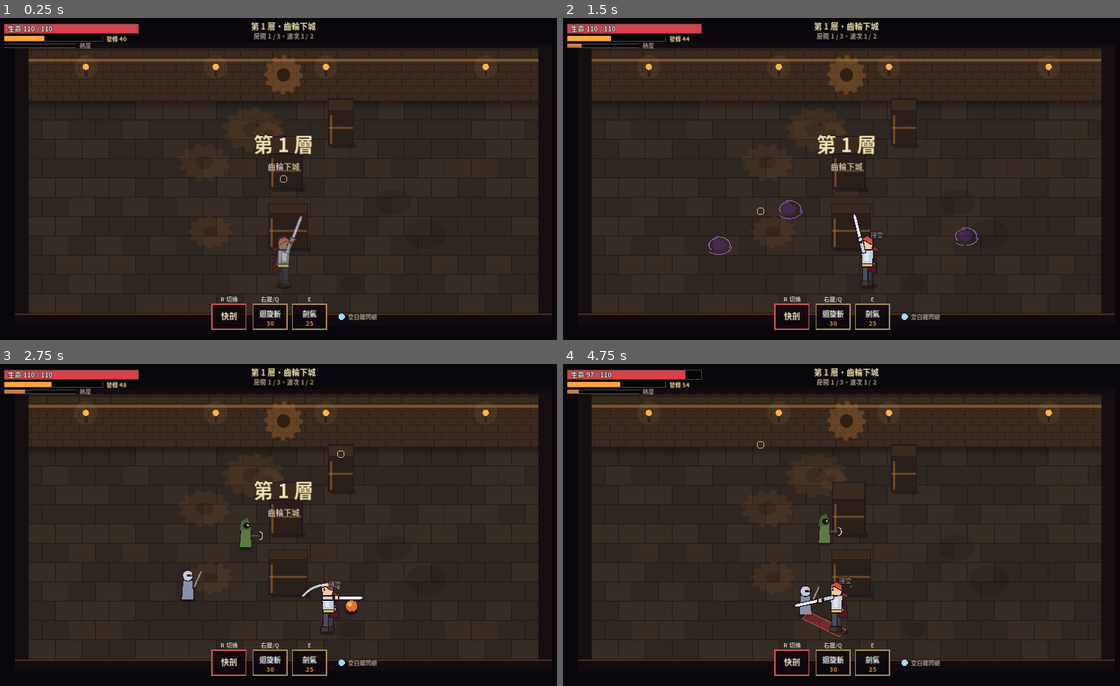
Above: before the commit, frames 1-4 (two rows, left to right).
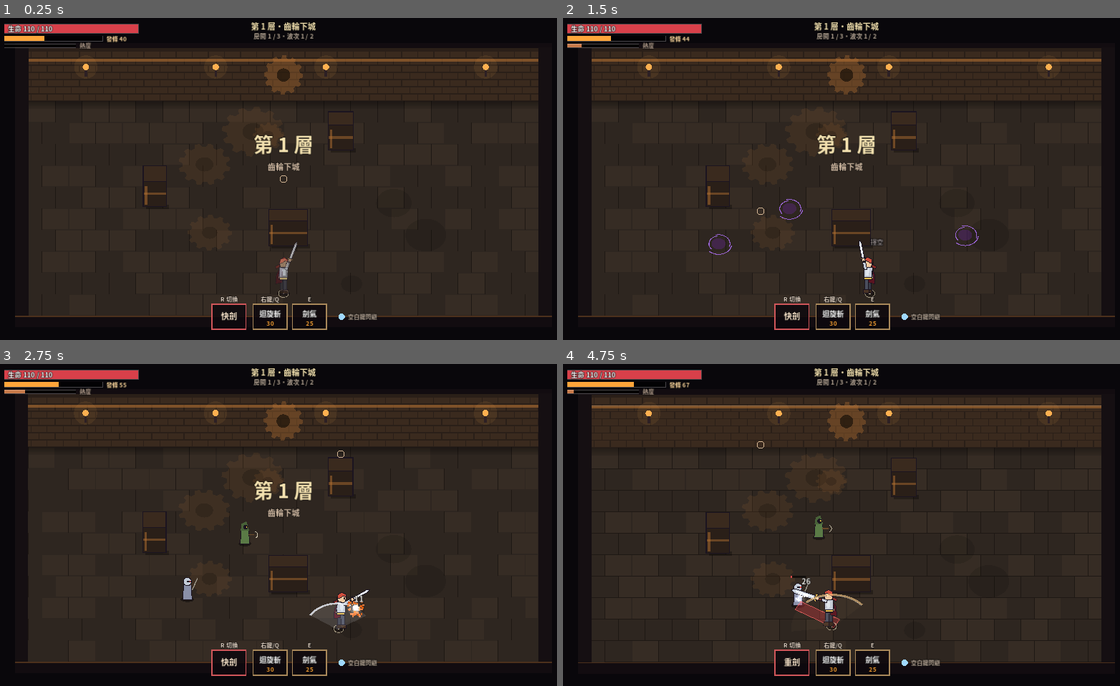
Above: after the commit, the same moments.

Repository: yorusuki/clockbound
Game: Godot game, scene res://scenes/main.tscn
Same seed, same stepped clock (60 frames per second), same inputs: the game is played once before the commit and once after it.
Inputs (mouse positions are in pixels of both pictures, inside the frame that each line leads up to):
- Up to frame 1 (0.25 s): no input
- Up to frame 2 (1.5 s): move the mouse to (975, 162) at 0.52 s; hold D (move_right) 0.53-1.25 s; hold J (attack) 0.53-1.25 s; click (975, 162) at 0.67 s; tap R (stance) at 0.8 s; drag from (730, 195) to (819, 243) at 1.27 s
- Up to frame 3 (2.75 s): move the mouse to (339, 454) at 2.02 s; hold D (move_right) from 2.03 s (still down); hold J (attack) from 2.03 s (still down); tap R (stance) at 2.3 s
- Up to frame 4 (4.75 s): release D (move_right) at 2.75 s; release J (attack) at 2.75 s; drag from (819, 589) to (674, 476) at 2.77 s; move the mouse to (1019, 573) at 3.52 s; hold A (move_left) 3.53-4.25 s; tap R (stance) at 3.6 s; drag from (674, 476) to (757, 444) at 4.27 s

The runs differ from the first frame. In frame 1, 1.5% of the frame differs, in the area x 2-100%, y 12-93%; in frame 2, 1.7%; in frame 3, 2.2%; in frame 4, 3.1%, in the area x 1-100%, y 2-94%.

Commit message:
角色縮小、受擊判定改成看得見
- 角色與敵人縮小約 25%，柱子變矮
- 地面壓縮比 0.72 → 0.8，畫面距離更接近實際判定距離
- 影子＝受擊範圍：敵人影子就是被打得到的範圍；玩家腳下有受傷判定圈
- 子彈飛低一點，地面影子加外框，影子碰到腳下的圈才算命中
- 普攻刀光畫在地面上，扇形大小就是實際判定範圍
- 普攻吸附：瞄準方向附近稍遠的敵人，蓄力時會自動踏步靠近
- 重新匯出網頁版

Co-Authored-By: Claude Opus 5.5 <noreply@anthropic.com>
Claude-Session: https://claude.ai/code/session_01B9qZM98aCYqjjVc6uBCVPb

Diff:
--- a/godot/scripts/arena.gd
+++ b/godot/scripts/arena.gd
@@ -102,7 +102,7 @@
 class Pillar extends Node2D:
 	var rect: Rect2           # 地面座標的碰撞範圍
 	var pal: Dictionary
-	var height := 78.0
+	var height := 56.0
 
 	func _init(r: Rect2, p: Dictionary) -> void:
 		rect = r
--- a/godot/scripts/enemy.gd
+++ b/godot/scripts/enemy.gd
@@ -32,13 +32,15 @@
 var atk_i := 0
 var flags := {}
 var strafe := 1.0
+var vs := 0.75               # 造型縮放
 
 func setup(kind: String, pos: Vector2) -> void:
 	type = kind
 	def = DEFS[kind]
 	g = pos
 	r = def.r
-	height = def.h
+	vs = 0.82 if kind == "colossus" else 0.75
+	height = def.h * vs
 	spd = def.spd * randf_range(0.92, 1.08)
 	dmg = round(def.dmg * Bal.dmg())
 	max_hp = def.hp * Bal.hp()
@@ -99,7 +101,7 @@
 			main.shake(4.0)
 		# 接觸傷害
 		var pl = main.player
-		if pl and not pl.dead and fuse <= 0.0 and stun <= 0.0 and g.distance_to(pl.g) < r + pl.r - 3:
+		if pl and not pl.dead and fuse <= 0.0 and stun <= 0.0 and g.distance_to(pl.g) < r + Player.HURT_R - 2:
 			main.hurt_player(dmg)
 	sync_pos()
 	queue_redraw()
@@ -290,7 +292,8 @@
 	return Color(1, 1, 1) if flash > 0.0 else col
 
 func _draw() -> void:
-	draw_shadow(r * 1.1)
+	# 影子大小就是受擊判定範圍
+	draw_shadow(r, 0.42)
 	if fuse > 0.0:
 		draw_set_transform(Vector2.ZERO, 0.0, Vector2(1.0, Iso.K))
 		draw_circle(Vector2.ZERO, 70.0 * Bal.aoe(), Color(1, 0.3, 0.2, 0.12 + fuse * 0.25))
@@ -302,7 +305,7 @@
 	var s := face
 	match type:
 		"rat":
-			draw_set_transform(Vector2(0, -12 + bob * 0.5), 0.0, Vector2(s, 1))
+			draw_set_transform(Vector2(0, -12 + bob * 0.5) * vs, 0.0, Vector2(s, 1) * vs)
 			draw_circle(Vector2(0, 0), 13, O)
 			draw_circle(Vector2(0, 0), 11, _c(col))
 			draw_circle(Vector2(12, -4), 8, O)
@@ -310,7 +313,7 @@
 			draw_circle(Vector2(15, -6), 2, Color("ff4a3a"))
 			draw_line(Vector2(-12, 2), Vector2(-24, -6 + sin(t * 12) * 4), O, 2)
 		"guard", "archer", "caster":
-			draw_set_transform(Vector2(0, bob * 0.3), 0.0, Vector2(s, 1))
+			draw_set_transform(Vector2(0, bob * 0.3) * vs, 0.0, Vector2(s, 1) * vs)
 			var body := PackedVector2Array([Vector2(-14, 0), Vector2(14, 0), Vector2(11, -h * 0.62), Vector2(-11, -h * 0.62)])
 			draw_colored_polygon(body, _c(col))
 			draw_polyline(body + PackedVector2Array([body[0]]), O, 2.0)
@@ -332,14 +335,14 @@
 				else:
 					draw_circle(Vector2(18, -h * 0.5), 7, _c(Color("e8c050")))
 		"bomber":
-			draw_set_transform(Vector2(0, -14), 0.0, Vector2(s, 1))
+			draw_set_transform(Vector2(0, -14) * vs, 0.0, Vector2(s, 1) * vs)
 			draw_circle(Vector2.ZERO, 15, O)
 			draw_circle(Vector2.ZERO, 13, _c(col))
 			draw_circle(Vector2(4, -4), 5, Color(1, 0.9, 0.4, 0.6 + fuse * 0.4))
 			for k in 3:
 				draw_line(Vector2(-8 + k * 8, 10), Vector2(-10 + k * 8, 16 + sin(t * 20 + k) * 2), O, 2)
 		"brute":
-			draw_set_transform(Vector2(0, bob * 0.3), 0.0, Vector2(s, 1))
+			draw_set_transform(Vector2(0, bob * 0.3) * vs, 0.0, Vector2(s, 1) * vs)
 			draw_rect(Rect2(-24, -h * 0.75, 48, h * 0.75), O)
 			draw_rect(Rect2(-22, -h * 0.75 + 2, 44, h * 0.75 - 4), _c(col))
 			draw_rect(Rect2(-14, -h, 28, 26), O)
@@ -347,7 +350,7 @@
 			draw_circle(Vector2(6, -h + 12), 3, Color("ffd447") if state == "charge" else Color("ff4a3a"))
 			draw_rect(Rect2(20, -h * 0.55, 26, 10), _c(Color("5e6470")))
 		"colossus":
-			draw_set_transform(Vector2(0, -h * 0.45 + bob), 0.0, Vector2(s, 1))
+			draw_set_transform(Vector2(0, -h * 0.45 + bob) * vs, 0.0, Vector2(s, 1) * vs)
 			var pts := PackedVector2Array()
 			for k in 24:
 				var a := k * TAU / 24 + t * (0.9 if phase == 2 else 0.4)
@@ -376,19 +379,19 @@
 	# 血條
 	if not boss and hp < max_hp:
 		var w := maxf(26.0, r * 2.2)
-		draw_rect(Rect2(-w / 2, -h - 14, w, 5), Color(0, 0, 0, 0.6))
-		draw_rect(Rect2(-w / 2, -h - 14, w * clampf(hp / max_hp, 0, 1), 5), Color("e04a4a"))
+		draw_rect(Rect2(-w / 2, -h * vs - 14, w, 5), Color(0, 0, 0, 0.6))
+		draw_rect(Rect2(-w / 2, -h * vs - 14, w * clampf(hp / max_hp, 0, 1), 5), Color("e04a4a"))
 	if stun > 0.0 and not boss:
 		for k in 3:
 			var a := t * 6.0 + k * 2.1
-			draw_rect(Rect2(Vector2(cos(a) * r, -h - 22 + sin(a) * 3), Vector2(3, 3)), Color("ffe36a"))
+			draw_rect(Rect2(Vector2(cos(a) * r, -h * vs - 22 + sin(a) * 3), Vector2(3, 3)), Color("ffe36a"))
 
 ## 死亡碎裂用的取樣點（顏色、畫面位置）
 func shatter_points() -> Array:
 	var pts := []
-	var h: float = def.h
+	var h: float = height
 	var n := 40 if not boss else 120
 	for k in n:
-		var p := position + Vector2(randf_range(-r, r) * 1.1, -randf() * h)
+		var p := position + Vector2(randf_range(-r, r) * 0.9, -randf() * h)
 		pts.append([def.col.lightened(randf_range(-0.2, 0.25)), p])
 	return pts
--- a/godot/scripts/hazard.gd
+++ b/godot/scripts/hazard.gd
@@ -47,7 +47,7 @@
 func _apply() -> void:
 	if team == "enemy":
 		var pl = main.player
-		if pl and not pl.dead and contains(pl.g, pl.r * 0.6):
+		if pl and not pl.dead and contains(pl.g, Player.HURT_R * 0.7):
 			if main.hurt_player(dmg):
 				hit_once = true
 
--- a/godot/scripts/iso.gd
+++ b/godot/scripts/iso.gd
@@ -1,9 +1,9 @@
 extends Node
 ## 2.5D 斜俯視座標換算：邏輯都在地面平面，畫面上把 y 壓扁並扣掉高度。
 
-const K := 0.72                 # 地面縱向壓縮比
+const K := 0.8                  # 地面縱向壓縮比（越接近 1，畫面距離越接近實際距離）
 const ORIGIN_Y := 168.0         # 地面 y=0 在畫面上的位置（上面是後牆正面）
-const ARENA := Rect2(70, 24, 1140, 660)   # 可活動的地面範圍（地面座標）
+const ARENA := Rect2(70, 22, 1140, 600)   # 可活動的地面範圍（地面座標）
 const WALL_H := 120.0           # 後牆正面高度（畫面像素）
 
 func to_screen(g: Vector2, z: float = 0.0) -> Vector2:
--- a/godot/scripts/main.gd
+++ b/godot/scripts/main.gd
@@ -118,7 +118,7 @@
 	boss_ref = null
 	arena.setup(Bal.floor_no, randi())
 	_make_pillars()
-	player.g = Vector2(640, 600)
+	player.g = Vector2(640, 560)
 	player.vel = Vector2.ZERO
 	player.iframes = 1.0
 	player.sync_pos()
--- a/godot/scripts/pixel_fx.gd
+++ b/godot/scripts/pixel_fx.gd
@@ -14,6 +14,7 @@
 var lights: Array = []
 var bolts: Array = []
 var texts: Array = []
+var sectors: Array = []
 var _acc := 0.0
 var light_layer: Node2D
 
@@ -33,7 +34,7 @@
 	add_child(light_layer)
 
 func clear() -> void:
-	parts.clear(); arcs.clear(); streaks.clear(); rings.clear(); lights.clear(); bolts.clear(); texts.clear()
+	sectors.clear(); parts.clear(); arcs.clear(); streaks.clear(); rings.clear(); lights.clear(); bolts.clear(); texts.clear()
 
 func update_fx(dt: float) -> void:
 	_acc += minf(dt, 0.25)
@@ -51,7 +52,7 @@
 	if n >= 12:
 		_acc = 0.0
 	parts = parts.filter(func(p): return p.life > 0.0)
-	for arr in [arcs, streaks, rings, lights, bolts, texts]:
+	for arr in [arcs, streaks, rings, lights, bolts, texts, sectors]:
 		for x in arr:
 			x.t += dt
 	arcs = arcs.filter(func(x): return x.t < x.life)
@@ -60,6 +61,7 @@
 	lights = lights.filter(func(x): return x.t < x.life)
 	bolts = bolts.filter(func(x): return x.t < x.life)
 	texts = texts.filter(func(x): return x.t < x.life)
+	sectors = sectors.filter(func(x): return x.t < x.life)
 	queue_redraw()
 	light_layer.queue_redraw()
 
@@ -82,6 +84,10 @@
 
 func slash_arc(c: Vector2, r: float, a0: float, a1: float, col: Color, w: float = 4.0, life: float = 0.18, squash: float = 1.0) -> void:
 	arcs.append({"c": c, "r": r, "a0": a0, "a1": a1, "t": 0.0, "life": life, "col": col, "w": w, "sq": squash})
+
+## 地面扇形（實際判定範圍），c 是腳下的畫面座標，角度用地面角度
+func sector(c: Vector2, r: float, a0: float, a1: float, col: Color, life: float = 0.12) -> void:
+	sectors.append({"c": c, "r": r, "a0": a0, "a1": a1, "col": col, "t": 0.0, "life": life})
 
 func streak(a: Vector2, b: Vector2, col: Color, w: float = 4.0, life: float = 0.12) -> void:
 	streaks.append({"a": a, "b": b, "col": col, "w": w, "t": 0.0, "life": life})
@@ -129,6 +135,16 @@
 
 # ---------- 繪製：色彩層 ----------
 func _draw() -> void:
+	for sc in sectors:
+		var k: float = sc.t / sc.life
+		var pts := PackedVector2Array([Vector2.ZERO])
+		var n := 20
+		for i in n + 1:
+			var a: float = lerpf(sc.a0, sc.a1, float(i) / n)
+			pts.append(Vector2(cos(a), sin(a)) * sc.r)
+		draw_set_transform(sc.c, 0.0, Vector2(1.0, Iso.K))
+		draw_colored_polygon(pts, Color(sc.col, 0.22 * (1.0 - k)))
+		draw_set_transform(Vector2.ZERO)
 	for a in arcs:
 		var k: float = a.t / a.life
 		var head: float = lerpf(a.a0, a.a1, minf(k * 2.5, 1.0))
--- a/godot/scripts/player.gd
+++ b/godot/scripts/player.gd
@@ -27,6 +27,7 @@
 var steam_t := 0.0
 var t := 0.0
 var bot_dash_t := 0.0
+var magnet = null              # 普攻吸附的目標
 
 const SKILLS := [
 	{"name": "迴旋斬", "key": "Q", "cost": 30.0, "cd": 1.0},
@@ -37,7 +38,7 @@
 	r = 14.0
 	max_hp = 110.0
 	hp = max_hp
-	height = 92.0
+	height = 66.0
 	rig = Rig.new()
 	add_child(rig)
 	rig.build_erin()
@@ -169,6 +170,12 @@
 		attack.t += dt
 		if attack.kind == "basic" and inp.atk and attack.t > attack.dur * 0.6:
 			queued = true
+		if attack.kind == "basic" and not attack.fired and magnet != null and not magnet.dead:
+			var to: Vector2 = magnet.g - g
+			var reach: float = float(Bal.ATTACK["quick" if stance == 0 else "heavy"].range) * 0.75 + magnet.r
+			if to.length() > reach:
+				g += to.normalized() * minf(to.length() - reach, 420.0 * dt)
+				aim = to.angle()
 		if not attack.fired and attack.t >= attack.dur * Bal.STRIKE_AT:
 			attack.fired = true
 			if attack.strike.is_valid():
@@ -208,6 +215,19 @@
 		"type": "heavy" if (stance == 1 or fin) else "slash", "move": P.move,
 	}
 	attack.strike = func(): _strike(P, c, fin)
+	# 吸附：瞄準方向附近、稍微超出攻擊距離的敵人，蓄力時會自動踏步靠近
+	magnet = null
+	var best := 1e9
+	for e in main.enemies:
+		if e.dead:
+			continue
+		var to: Vector2 = e.g - g
+		var d: float = to.length() - e.r
+		if d < float(P.range) + 50.0 and absf(angle_difference(aim, to.angle())) < float(P.half) + 0.35 and d < best:
+			best = d
+			magnet = e
+	if magnet != null:
+		aim = (magnet.g - g).angle()
 	combo = (combo + 1) % n
 
 func _strike(P: Dictionary, c: int, fin: bool) -> void:
@@ -230,12 +250,12 @@
 		main.damage_enemy(e, float(P.dmg[c]), opts)
 		n += 1
 	# 刀光（畫面座標、壓扁成地面角度）
-	var sd := Iso.dir_to_screen(Vector2.from_angle(ang))
-	var sa := sd.angle()
 	var side: float = attack.side if attack else 1.0
 	var w := 5.0 if (stance == 1 or fin) else 4.0
 	var col := Color("ffcf8a") if (stance == 1 or fin) else Color("e8eef8")
-	main.fx.slash_arc(Iso.to_screen(g, 40), rng_v * 0.9, sa - half * side, sa + half * side, col, w, 0.22 if fin else 0.18)
+	# 刀光畫在腳下的地面上，大小就是實際打得到的範圍
+	main.fx.sector(Iso.to_screen(g), rng_v, ang - half, ang + half, col, 0.12)
+	main.fx.slash_arc(Iso.to_screen(g), rng_v, ang - half * side, ang + half * side, col, w, 0.22 if fin else 0.18, Iso.K)
 	main.audio("swing")
 	if n > 0:
 		energy = minf(max_energy, energy + 7.0 + 2.0 * (n - 1))
@@ -277,9 +297,10 @@
 		for e in main.enemies:
 			if not e.dead and e.g.distance_to(g) < 100.0 + e.r:
 				main.damage_enemy(e, 11.0, {"dir": (e.g - g).normalized(), "kb": 80.0, "tags": ["melee", "skill"]})
-		var c := Iso.to_screen(g, 36)
+		var c := Iso.to_screen(g)
 		var a0 := t * 18.0
-		main.fx.slash_arc(c, 92.0, a0, a0 + 2.4, Color("ffe9d0"), 5.0, 0.16, Iso.K)
+		main.fx.slash_arc(c, 100.0, a0, a0 + 2.4, Color("ffe9d0"), 5.0, 0.16, Iso.K)
+		main.fx.sector(c, 100.0, 0.0, TAU, Color("ffe9d0"), 0.1)
 		main.audio("swing")
 
 func _wave() -> void:
@@ -290,7 +311,7 @@
 		main.spawn_bullet({"g": g + Vector2.from_angle(a) * 20, "v": Vector2.from_angle(a) * 640.0, "r": 26.0, "dmg": 22.0, "team": "player",
 			"life": 0.55, "pierce": 99, "kind": "wave", "col": Color("ffe0b0"), "kb": 140.0, "z": 36.0})
 	var sa := Iso.dir_to_screen(Vector2.from_angle(aim)).angle()
-	main.fx.slash_arc(Iso.to_screen(g, 40), 56, sa - 1.2, sa + 1.2, Color("ffe0b0"), 5.0, 0.2)
+	main.fx.slash_arc(Iso.to_screen(g, 28), 40, sa - 1.2, sa + 1.2, Color("ffe0b0"), 5.0, 0.2)
 	main.audio("swing")
 
 # ---------- 動作姿勢（蓄力 → 揮擊 → 收招）----------
@@ -337,8 +358,15 @@
 	rig.modulate = Color(2.4, 2.4, 2.4) if flash > 0.0 else (Color(1, 1, 1, 0.5) if iframes > 0.0 and dash_t <= 0.0 and int(t * 20) % 2 == 0 else Color(1, 1, 1, 1))
 	queue_redraw()
 
+const HURT_R := 11.0   # 受傷判定半徑（腳下那圈）
+
 func _draw() -> void:
-	draw_shadow(18.0)
+	draw_shadow(r)
+	# 受傷判定圈：子彈的影子、地面預警碰到這圈才會受傷
+	draw_set_transform(Vector2.ZERO, 0.0, Vector2(1.0, Iso.K))
+	draw_arc(Vector2.ZERO, HURT_R, 0.0, TAU, 24, Color(1, 0.95, 0.8, 0.55), 1.5)
+	draw_circle(Vector2.ZERO, 2.0, Color(1, 0.95, 0.8, 0.8))
+	draw_set_transform(Vector2.ZERO)
 	if overheated:
 		draw_set_transform(Vector2.ZERO, 0.0, Vector2(1.0, Iso.K * 0.5))
 		draw_arc(Vector2.ZERO, 24.0, 0.0, TAU, 24, Color(1, 0.35, 0.2, 0.6), 2.0)
--- a/godot/scripts/projectile.gd
+++ b/godot/scripts/projectile.gd
@@ -6,7 +6,7 @@
 var g := Vector2.ZERO
 var v := Vector2.ZERO
 var r := 6.0
-var z := 24.0
+var z := 16.0
 var dmg := 8.0
 var team := "enemy"
 var life := 4.0
@@ -50,7 +50,7 @@
 				pierce -= 1
 	else:
 		var pl = main.player
-		if pl and not pl.dead and pl.g.distance_to(g) < pl.r * 0.8 + r:
+		if pl and not pl.dead and pl.g.distance_to(g) < Player.HURT_R + r:
 			if main.hurt_player(dmg):
 				return false
 	queue_redraw()
@@ -67,9 +67,13 @@
 
 func _draw() -> void:
 	# 影子
-	draw_set_transform(Vector2.ZERO, 0.0, Vector2(1.0, Iso.K * 0.5))
-	draw_circle(Vector2.ZERO, r, Color(0, 0, 0, 0.3))
+	# 影子＝判定位置：影子碰到玩家腳下那圈才算命中
+	draw_set_transform(Vector2.ZERO, 0.0, Vector2(1.0, Iso.K))
+	draw_circle(Vector2.ZERO, r, Color(0, 0, 0, 0.45))
+	if team == "enemy":
+		draw_arc(Vector2.ZERO, r, 0.0, TAU, 16, Color(col, 0.7), 1.5)
 	draw_set_transform(Vector2.ZERO)
+	draw_line(Vector2.ZERO, Vector2(0, -z + r), Color(col, 0.18), 2.0)
 	var c := Vector2(0, -z)
 	var sd := Iso.dir_to_screen(v).normalized()
 	if kind == "wave":
--- a/godot/scripts/rig.gd
+++ b/godot/scripts/rig.gd
@@ -7,6 +7,7 @@
 var facing := 1.0
 var run_phase := 0.0
 var weapon_kind := ""
+var size := 0.72              # 整體縮放（角色太大時調這裡）
 
 const OUT := Color("1b1420")
 const PAL := {
@@ -95,7 +96,7 @@
 ## aim_local：面向右的座標系中，武器要指的角度（0 = 正右、PI/2 = 正下）
 ## off：攻擊動作的角度偏移；ext：武器往前伸；body：身體前後位移；hurt：受擊後仰
 func pose(dt: float, move_ratio: float, aim_local: float, off: float, ext: float, body: float, hurt: float, lean: float, t: float) -> void:
-	scale.x = facing
+	scale = Vector2(facing, 1.0) * size
 	run_phase += dt * 14.0 * move_ratio
 	var s := sin(run_phase)
 	var hip: Node2D = parts["hip"]
Binary file changed: godot/fonts/NotoSansCJKtc-Bold-subset.otf
Not shown, changed: play/index.pck
